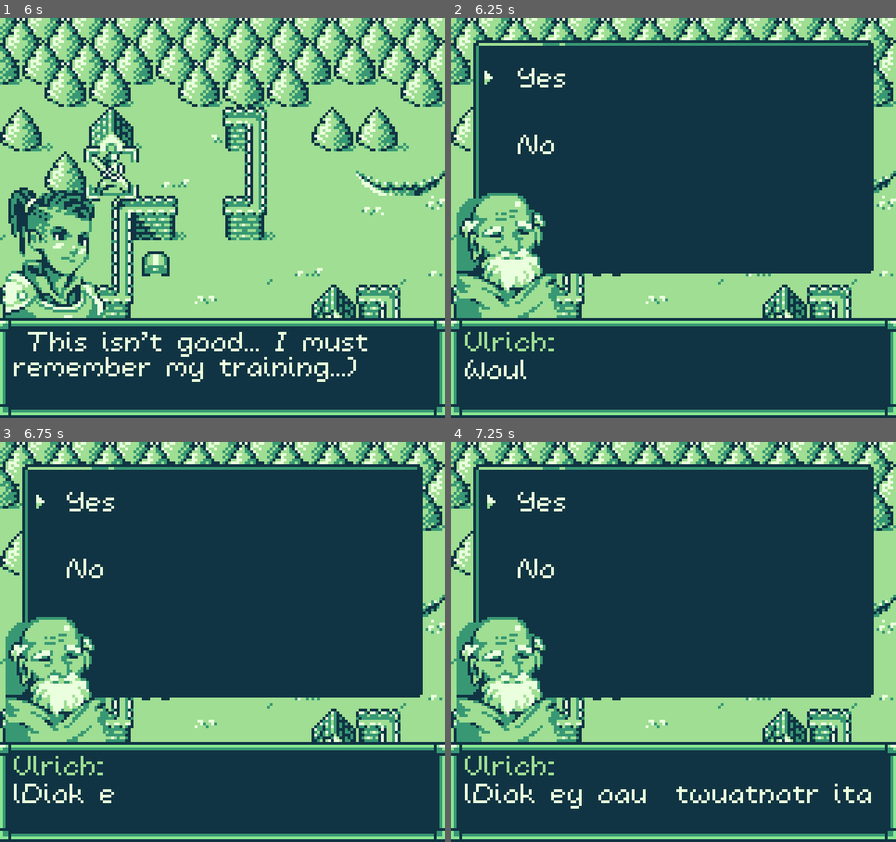
Above: before the commit, frames 1-4 (two rows, left to right).
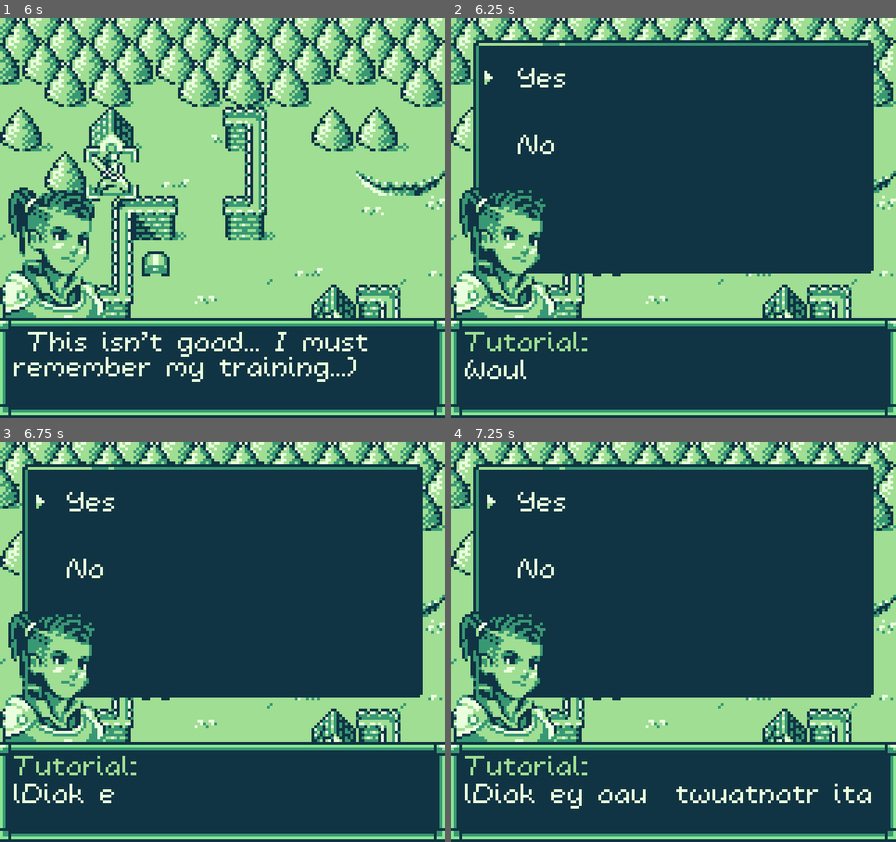
Above: after the commit, the same moments.

Repository: kevinlights/titan_tactics
Game: Godot game, scene res://scenes/landing.tscn
The game is run twice, just before and just after one commit, with the same random seed, the same clock (stepped at 60 frames per second) and the same inputs.
Inputs (mouse positions are in pixels of both pictures, inside the frame that each line leads up to):
- Up to frame 1 (6 s): click "New Game" at 0.5 s; move the mouse to (320, 198) at 1.27 s; hold Right (ui_right) 1.28-2 s; tap Keypad Enter (ui_accept) at 1.52, 3.02, 4.52, 5.27 s; click "Start level" at 2 s; move the mouse to (133, 238) at 2.77 s; hold Down (ui_down) 2.78-3.53 s; move the mouse to (267, 130) at 3.52 s; hold Right (ui_right) 3.53-4.28 s; move the mouse to (200, 298) at 4.27 s; hold Up (ui_up) 4.28-5.03 s; move the mouse to (356, 278) at 5.02 s; hold Left (ui_left) from 5.03 s (still down); move the mouse to (89, 158) at 5.77 s
- Up to frame 2 (6.25 s): keep holding Left (ui_left); tap Keypad Enter (ui_accept) at 6.02 s
- Up to frame 3 (6.75 s): release Left (ui_left) at 6.5 s; click "Yes" at 6.5 s
- Up to frame 4 (7.25 s): no input

Frame 1 is identical in both runs. In frame 2, 5.1% of the frame differs, in the area x 1-31%, y 42-84%; in frame 3, 5.1%; in frame 4, 5.1%.

Commit message:
Adjusted and added more to tutorial

Diff:
--- a/scenes/levels/level_1.tscn
+++ b/scenes/levels/level_1.tscn
@@ -63,10 +63,10 @@
 [sub_resource type="Resource" id=23]
 script = ExtResource( 10 )
 dialogue_id = "tut"
-portrait = 8
+portrait = 10
 trigger = 5
 trigger_id = "positive"
-title = "Ulrich:"
+title = "Tutorial:"
 text = "Do you want to learn about team placement?"
 branches = [ SubResource( 21 ), SubResource( 22 ) ]
 result = 2
@@ -74,10 +74,10 @@
 [sub_resource type="Resource" id=24]
 script = ExtResource( 10 )
 dialogue_id = "tutorial"
-portrait = 8
+portrait = 10
 trigger = 5
 trigger_id = "yesplease"
-title = "Ulrich:"
+title = "Tutorial:"
 text = "Start by choosing your characters. First you only"
 branches = [  ]
 result = 2
@@ -85,11 +85,11 @@
 [sub_resource type="Resource" id=27]
 script = ExtResource( 10 )
 dialogue_id = "one"
-portrait = 8
+portrait = 10
 trigger = 5
 trigger_id = "tutorial"
 title = ""
-text = "have yourself, but later your party will grow. Place characters to your | advantage given the level you face. | You may preview the map by selecting CHECK MAP in the menu in order to plan | your approach. | If you have placed your team but want to make a change, select EDIT TEAM. | When you are ready, select START LEVEL."
+text = "have yourself, but later your party will grow. Place characters to your |advantage given the level you face. |You may preview the map by selecting CHECK MAP in the menu in order to plan |your approach. |If you have placed your team but want to make a change, select EDIT TEAM. |When you are ready, select START LEVEL."
 branches = [  ]
 result = 2
 
@@ -118,10 +118,10 @@
 [sub_resource type="Resource" id=30]
 script = ExtResource( 10 )
 dialogue_id = "two"
-portrait = 8
+portrait = 10
 trigger = 5
 trigger_id = "one"
-title = "Ulrich:"
+title = "Tutorial:"
 text = "Would you like to learn about character movement?"
 branches = [ SubResource( 28 ), SubResource( 29 ) ]
 result = 2
@@ -129,10 +129,10 @@
 [sub_resource type="Resource" id=31]
 script = ExtResource( 10 )
 dialogue_id = "movement"
-portrait = 8
+portrait = 10
 trigger = 5
 trigger_id = "yes"
-title = "Ulrich:"
+title = "Tutorial:"
 text = "Each character has a fixed movement range that can"
 branches = [  ]
 result = 2
@@ -140,7 +140,7 @@
 [sub_resource type="Resource" id=32]
 script = ExtResource( 10 )
 dialogue_id = "movement2"
-portrait = 8
+portrait = 10
 trigger = 5
 trigger_id = "movement"
 title = ""
@@ -173,10 +173,10 @@
 [sub_resource type="Resource" id=35]
 script = ExtResource( 10 )
 dialogue_id = "prs"
-portrait = 8
+portrait = 10
 trigger = 5
 trigger_id = "movement2"
-title = "Ulrich:"
+title = "Tutorial:"
 text = "Would you like to learn about unit advantages?"
 branches = [ SubResource( 33 ), SubResource( 34 ) ]
 result = 2
@@ -206,12 +206,56 @@
 [sub_resource type="Resource" id=38]
 script = ExtResource( 10 )
 dialogue_id = "maintut"
-portrait = 8
+portrait = 10
 trigger = 5
 trigger_id = "second"
-title = "Ulrich:"
+title = "Tutorial:"
 text = "Would you like a tutorial?"
 branches = [ SubResource( 36 ), SubResource( 37 ) ]
+result = 2
+
+[sub_resource type="Resource" id=39]
+script = ExtResource( 10 )
+dialogue_id = "advantage"
+portrait = 10
+trigger = 5
+trigger_id = "ya"
+title = ""
+text = "You will encounter 3 unit types, each one has an advantage over another:|Sword ¢ beats bow }|Bow } beats staff § and|Staff § beats sword ¢."
+branches = [  ]
+result = 2
+
+[sub_resource type="Resource" id=40]
+script = ExtResource( 10 )
+dialogue_id = "yay"
+portrait = 10
+trigger = 5
+trigger_id = ""
+title = ""
+text = "Yes"
+branches = [  ]
+result = 2
+
+[sub_resource type="Resource" id=41]
+script = ExtResource( 10 )
+dialogue_id = "nay"
+portrait = 0
+trigger = 5
+trigger_id = ""
+title = ""
+text = "No"
+branches = [  ]
+result = 2
+
+[sub_resource type="Resource" id=42]
+script = ExtResource( 10 )
+dialogue_id = "recruit"
+portrait = 10
+trigger = 5
+trigger_id = "advantage"
+title = "Tutorial:"
+text = "Would you like a tutorial on recruiting units?"
+branches = [ SubResource( 40 ), SubResource( 41 ) ]
 result = 2
 
 [sub_resource type="Resource" id=7]
@@ -355,7 +399,7 @@
 TO GET STUCK IN
 ANY QUICKWATER."
 }
-dialogue = [ SubResource( 19 ), SubResource( 20 ), SubResource( 23 ), SubResource( 24 ), SubResource( 27 ), SubResource( 30 ), SubResource( 31 ), SubResource( 32 ), SubResource( 35 ), SubResource( 38 ) ]
+dialogue = [ SubResource( 19 ), SubResource( 20 ), SubResource( 23 ), SubResource( 24 ), SubResource( 27 ), SubResource( 30 ), SubResource( 31 ), SubResource( 32 ), SubResource( 35 ), SubResource( 38 ), SubResource( 39 ), SubResource( 42 ) ]
 
 [node name="map" type="Sprite" parent="."]
 texture = ExtResource( 1 )
@@ -390,18 +434,16 @@
 item_spawner = SubResource( 18 )
 
 [node name="Water1" parent="map" instance=ExtResource( 13 )]
-frame = 1
 
 [node name="Water4" parent="map" instance=ExtResource( 13 )]
 position = Vector2( 160, 144 )
-frame = 1
 
 [node name="Water2" parent="map" instance=ExtResource( 12 )]
 position = Vector2( 192, 144 )
-frame = 1
 
 [node name="Water3" parent="map" instance=ExtResource( 12 )]
 position = Vector2( 128, 192 )
+frame = 1
 
 [node name="DialogueTrigger" type="Sprite" parent="map"]
 position = Vector2( 120, 104 )
Not shown, changed: music/loss_fanfare.wav.import
Not shown, changed: music/win_fanfare.wav.import
Not shown: 1 places in scenes/levels/level_1.tscn that only renumber resources
Not shown: 6 places in scenes/levels/level_2.tscn that only renumber resources
